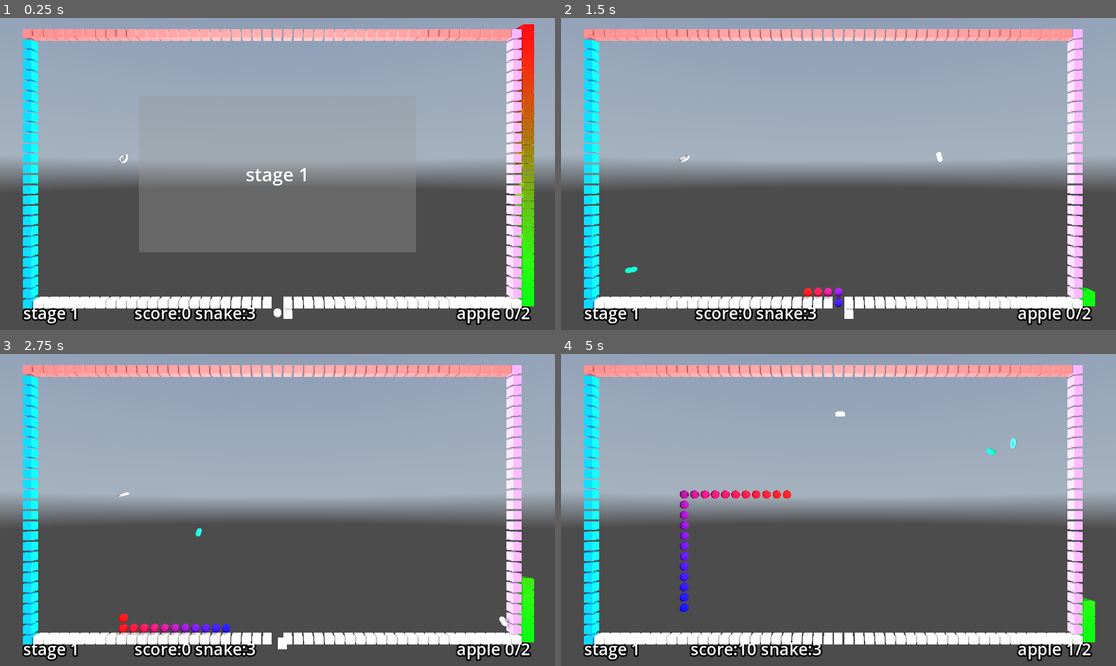
Above: before the commit, frames 1-4 (two rows, left to right).
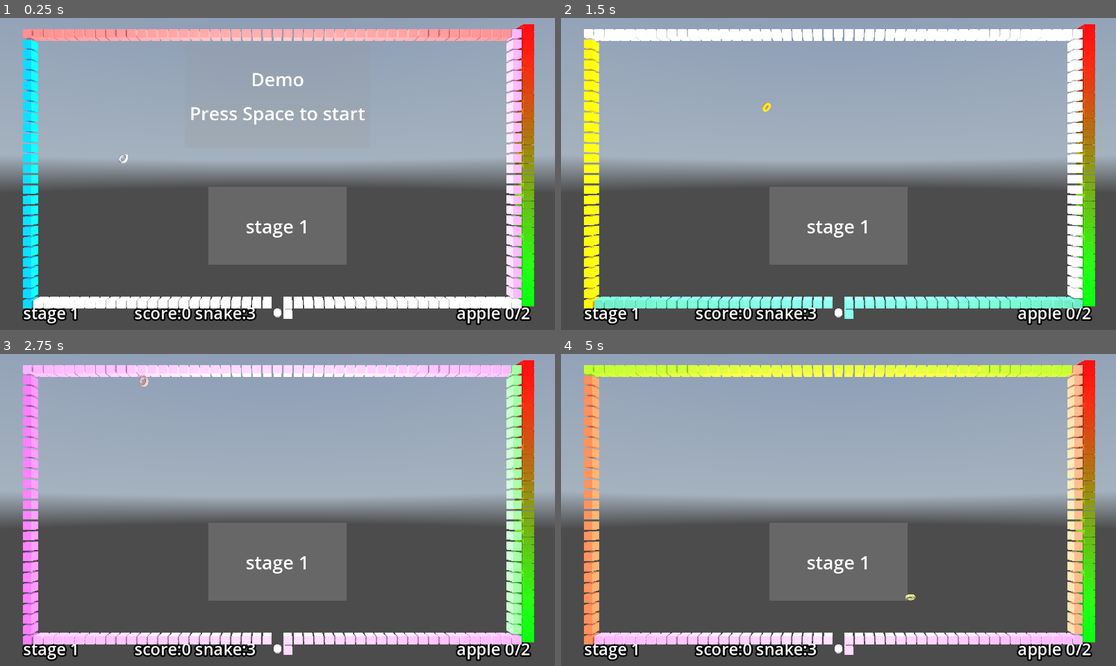
Above: after the commit, the same moments.

Repository: kasworld/gd4snakebyte3d
Game: Godot game, scene res://main.tscn
Same seed, same stepped clock (60 frames per second), same inputs: the game is played once before the commit and once after it. A sky picture missing from this copy of the repository is replaced by a grey-blue gradient.
Inputs (mouse positions are in pixels of both pictures, inside the frame that each line leads up to):
- Up to frame 1 (0.25 s): no input
- Up to frame 2 (1.5 s): tap Space at 0.5, 0.6, 0.77, 1.07, 1.35 s; move the mouse to (960, 158) at 0.52 s; hold Right 0.53-1.28 s; click (960, 158) at 0.67 s; move the mouse to (727, 189) at 1.27 s; hold Down from 1.28 s (still down)
- Up to frame 3 (2.75 s): tap Space at 1.52, 1.82, 2.1 s; move the mouse to (333, 441) at 2.02 s; release Down at 2.03 s; hold Right from 2.03 s (still down)
- Up to frame 4 (5 s): move the mouse to (810, 572) at 2.77 s; release Right at 2.78 s; hold Up 2.78-3.53 s; tap Space at 2.85, 3.02, 3.32, 3.6, 3.77, 4.07, 4.35, 4.52, 4.82 s; click (810, 572) at 2.92 s; move the mouse to (1005, 556) at 3.52 s; hold Left from 3.53 s (still down); move the mouse to (672, 463) at 4.27 s

The runs differ from the first frame. In frame 1, 7.5% of the frame differs, in the area x 25-75%, y 17-80%; in frame 2, 18%; in frame 3, 19%; in frame 4, 20%, in the area x 4-97%, y 2-98%.

Commit message:
demo mode , game over

Diff:
--- a/main.gd
+++ b/main.gd
@@ -4,8 +4,8 @@
 
 func _ready() -> void:
 	var vp_size = get_viewport().get_visible_rect().size
-	$DemoPanel.size = vp_size/2
-	$DemoPanel.position = vp_size/4
+	$DemoPanel.size = vp_size/3
+	$DemoPanel.position = Vector2(vp_size.x/2, vp_size.y/4) - vp_size/6
 	var centerx = Settings.FieldWidth as float /2
 	var centery = Settings.FieldHeight as float /2
 	$Camera3D.position = Vector3(centerx, centery, Settings.FieldHeight)
@@ -16,7 +16,7 @@
 var stage_number :int
 var stage :Stage
 var game_info :Dictionary
-
+var demo_mode :bool = true
 func new_game() -> void:
 	game_info = {
 		"score" : 0,
@@ -25,10 +25,15 @@
 	stage_number = 0
 	start_stage()
 
+func end_demo_start_game() -> void:
+	demo_mode = false
+	$DemoPanel.visible = demo_mode
+	new_game()
+
 func start_stage() -> void:
 	if stage != null :
 		stage.queue_free()
-	stage = stage_scene.instantiate().set_demo_mode(true)
+	stage = stage_scene.instantiate().set_demo_mode(demo_mode)
 	add_child(stage)
 	stage.init(game_info, stage_number+1, Settings.StageWalls[stage_number % Settings.StageWalls.size()])
 	stage.connect("stage_cleared", stage_cleared)
@@ -45,16 +50,21 @@
 	if game_info.snake > 0:
 		stage.new_snake()
 	else:
-		$DemoPanel/Label.text = "game over"
-		$DemoPanel.show()
-		$HidePanelTimer.start(3)
+		game_over()
+
+func game_over() -> void:
+	$DemoPanel/Label.text = "GAME OVER\nPress Space to start"
+	demo_mode = true
+	$DemoPanel.visible = demo_mode
+	new_game()
+	#$HidePanelTimer.start(3)
 
 func _on_hide_panel_timer_timeout() -> void:
-	$DemoPanel.hide()
-	new_game()
+	pass
 
 var key2fn = {
 	KEY_ESCAPE:_on_button_esc_pressed,
+	KEY_SPACE:end_demo_start_game,
 }
 func _unhandled_input(event: InputEvent) -> void:
 	if event is InputEventKey and event.pressed:
--- a/main.tscn
+++ b/main.tscn
@@ -21,7 +21,7 @@
 
 [sub_resource type="LabelSettings" id="LabelSettings_0xm2m"]
 line_spacing = 30.0
-font_size = 96
+font_size = 64
 
 [node name="Main" type="Node3D"]
 script = ExtResource("1_ig7tw")
@@ -39,9 +39,8 @@
 environment = SubResource("Environment_lquwl")
 
 [node name="DemoPanel" type="PanelContainer" parent="."]
-visible = false
-offset_right = 40.0
-offset_bottom = 40.0
+offset_right = 607.0
+offset_bottom = 206.0
 theme_override_styles/panel = SubResource("StyleBoxFlat_0xm2m")
 
 [node name="Label" type="Label" parent="DemoPanel"]
--- a/stage.gd
+++ b/stage.gd
@@ -34,8 +34,8 @@
 	wall_script = w_script
 	game_info = gameinfo
 	var vp_size = get_viewport().get_visible_rect().size
-	$StageStartPanel.size = vp_size/2
-	$StageStartPanel.position = vp_size/4
+	$StageStartPanel.size = vp_size/4
+	$StageStartPanel.position = vp_size/2 - vp_size/8 + Vector2(0,vp_size.y/6)
 
 	$StageInfo.text = "stage %d" % number
 	$StageInfo.position.x = 2
